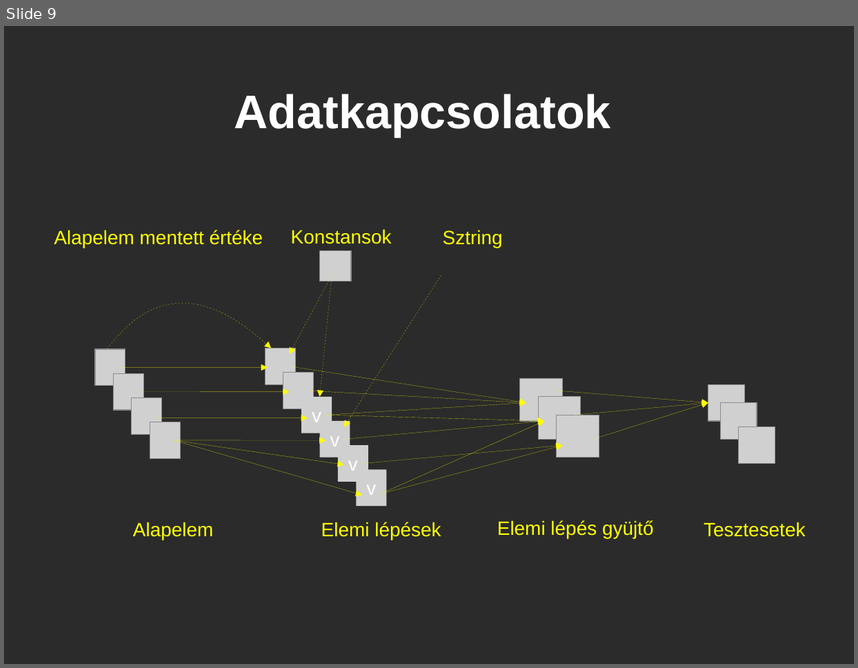
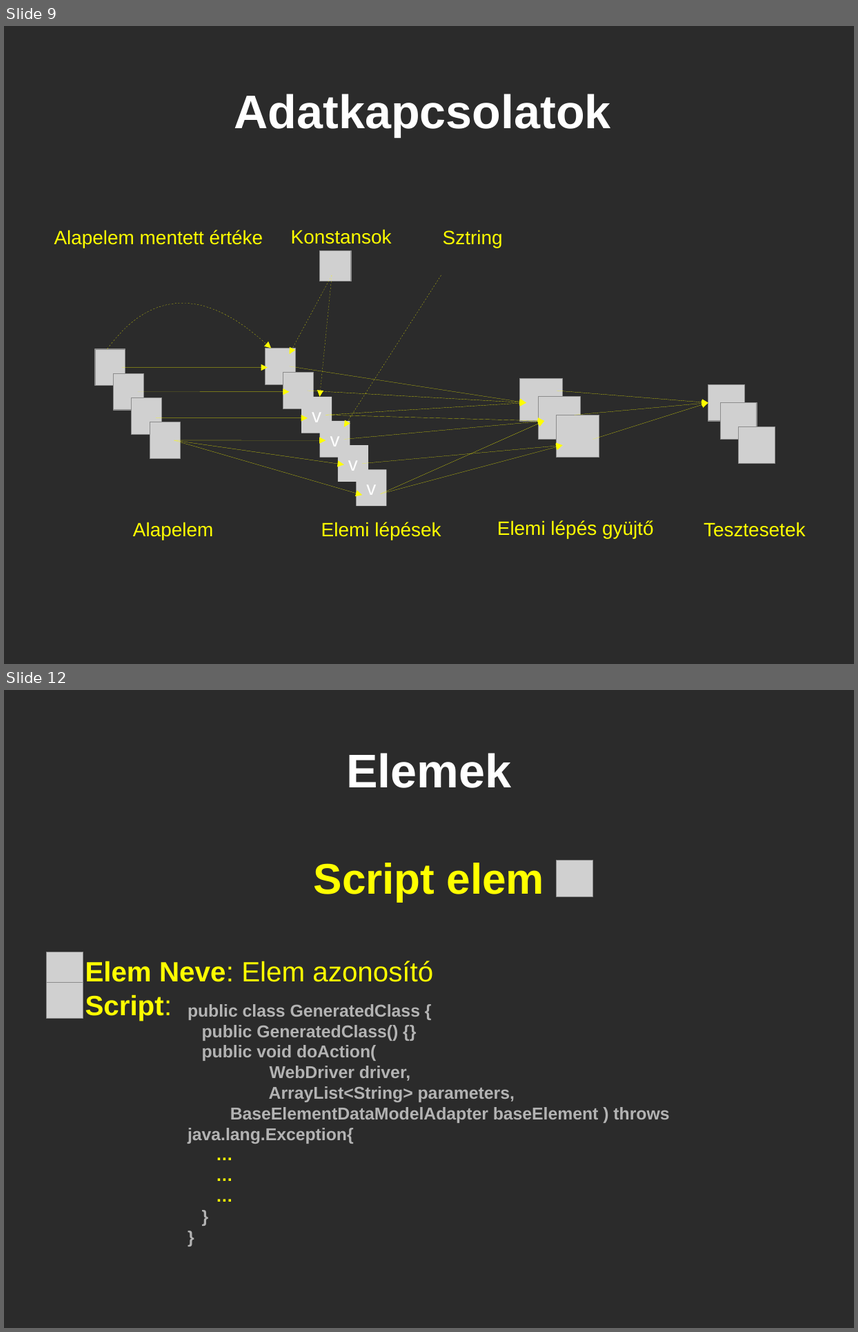
Before and after one commit to dallaszkorben/akoel-java-grawet, a slide deck: Grawit.odp. Shown one above the other, each under a label of ours: slide 9 before the commit, slides 9 and 12 after it; the slides between them are not shown. The pictures are 858x668 and 858x1332 pixels, drawn with LibreOffice and Linux fonts; fonts in the diff are those of the drawing; grey boxes stand for pictures; background and template pictures are left out; a plain dark background stands for a picture behind light text. Boxes give left, top, right and bottom in pixels: in the first picture for what was removed or moved away, otherwise in the second. Text is boxed around its words. In the diff, an @@ line names an element or a change of style, - is before the commit and + after.

```diff
--- a/Grawit.odp
+++ b/Grawit.odp
@@ slide 12 added at bbox=[4, 690, 854, 1328], background picture (left out) @@
@@ title added at bbox=[346, 753, 511, 788], 44 pt, text #FFFFFF, bold @@
+Elemek
@@ subtitle added at bbox=[85, 862, 544, 1021], 26 pt, text #FFFF00, bold @@
+Script elem
+Elem Neve: Elem azonosító
+Script:
@@ picture added at bbox=[557, 860, 593, 896] @@
@@ picture added at bbox=[46, 952, 83, 988] @@
@@ picture added at bbox=[46, 983, 83, 1018] @@
@@ text added at bbox=[188, 1004, 669, 1143], 16 pt, text #B3B3B3, bold @@
+public class GeneratedClass {
+public GeneratedClass() {}
+public void doAction(
+WebDriver driver,
+ArrayList<String> parameters,
+BaseElementDataModelAdapter baseElement ) throws java.lang.Exception{
+…
+…
+…
+}
+}
```
Also in this commit, not shown: 1 slide changed, 3 other slides added, 1 slide removed.
